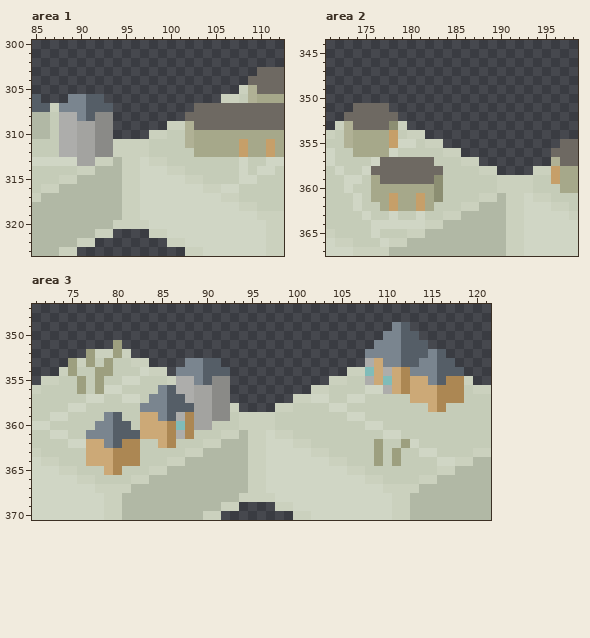
File history of a pixel-art file, assets/overworld/overworld_tile_decorations.aseprite. The picture above is the old version.
256x624 pixels, 1 frame. Shown: area 1: x 85..112, y 300..323; area 2: x 171..198, y 344..367; area 3: x 71..121, y 347..370.
And afterwards:
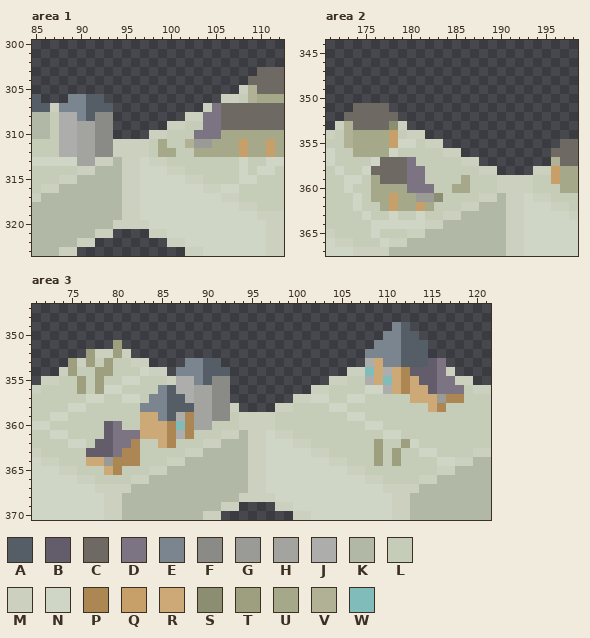
Palette (. is transparent): A #555e67  B #635c6a  C #6e6962  D #7c7483  E #7a858f  F #8a8a87  G #9a9a97  H #a3a3a0  J #adadab  K #b1b8a5  L #c5ccb8  M #cbd1be  N #d0d6c5  P #ac8753  Q #c69f69  R #cca977  S #8c8e72  T #9d9f7f  U #a6a88a  V #b0b195  W #80bcb9
Changes in this commit:
Area 1, layer "buildings":
Colour C gives way to colour D in row 307 at x 105; in rows 308 to 309 at x 104 to 105.
Colour U gives way to colour D in row 310 at x 103 to 105.
Colour U gives way to colour G in row 311 at x 103 to 104.
Colour C gives way to colour L in row 309 at x 103.
Colour V gives way to colour L in rows 309 to 310 at x 102.
Colour C gives way to colour M in row 307 at x 104; in row 308 at x 102 to 103.
Colour L gives way to colour U in row 311 at x 99; in row 312 at x 99 to 100.
Colour C is gone in row 307 at x 103.
Area 2, layer "buildings":
Colour C gives way to colour D in row 357 at x 180; in rows 358 to 359 at x 180 to 181.
Colour U gives way to colour D in row 360 at x 180 to 182.
Colour Q gives way to colour G in row 361 at x 181.
Colour U gives way to colour G in row 361 at x 182.
Colour C gives way to colour L in row 357 at x 181 to 182; in row 358 at x 182 to 183; in row 359 at x 182.
Colour S gives way to colour L in rows 359 to 360 at x 183.
Colour L gives way to colour U in row 359 at x 186; in row 360 at x 185 to 186.
Area 3, layer "buildings":
Colour E gives way to colour A in row 353 at x 114.
Colour E gives way to colour B in row 353 at x 115; in row 354 at x 113 to 115; in row 355 at x 115; in rows 360 to 362 at x 79.
Colour R gives way to colour B in row 355 at x 114; in row 356 at x 115; in row 362 at x 78; in row 363 at x 77 to 79.
Colour A gives way to colour D in rows 353 to 355 at x 116; in row 360 at x 80; in row 361 at x 80 to 82; in row 362 at x 80.
Colour P gives way to colour D in row 355 at x 117; in row 356 at x 116 to 118; in row 362 at x 81; in row 363 at x 80.
Colour P gives way to colour G in row 357 at x 116.
Colour R gives way to colour G in row 364 at x 79.
Colour A gives way to colour L in row 359 at x 80; in row 360 at x 81.
Colour E gives way to colour L in row 359 at x 79; in row 360 at x 78; in row 361 at x 77 to 78.
Colour R gives way to colour L in row 362 at x 77.
Colour A gives way to colour M in row 354 at x 117.
Colour P gives way to colour M in row 355 at x 118.
Colour A is gone in row 352 at x 116; in row 353 at x 117; in row 354 at x 118.
Colour E is gone in row 352 at x 115.
Where, in picture pixels (left, top, right, bottom), the same in both pictures:
changed: (158, 103, 221, 157)
changed: (407, 157, 470, 202)
changed: (410, 349, 464, 403)
changed: (86, 412, 140, 466)
